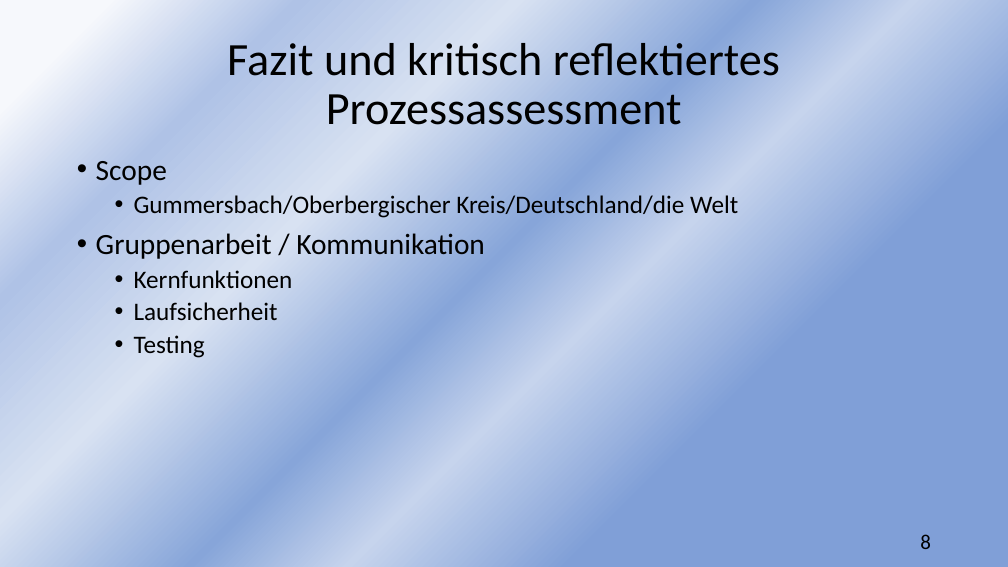
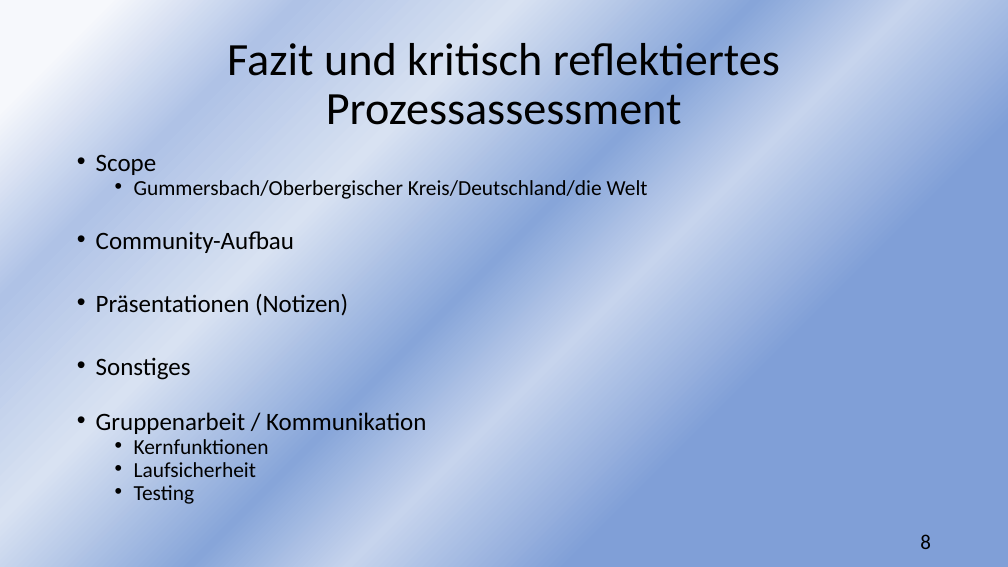
Before and after one commit to sebastiankoch10/EPWS2223HausenKochZimmer, a slide deck: slide 8 of Audits/EPWS2223HausenKochZimmer Audit 4.pptx. Drawn at 1008x567 pixels with LibreOffice and Linux fonts; fonts in the diff are those of the drawing. Boxes give left, top, right and bottom in pixels: in the first picture for what was removed or moved away, otherwise in the second. Text is boxed around its words. In the diff, an @@ line names an element or a change of style, - is before the commit and + after.

```diff
--- a/Audits/EPWS2223HausenKochZimmer Audit 4.pptx
+++ b/Audits/EPWS2223HausenKochZimmer Audit 4.pptx
@@ text at bbox=[96, 154, 648, 504]: size 28 to 23.8 pt in "Scope", "Gruppenarbeit / Kommunikation"; size 24 to 20.4 pt in "Gummersbach/Oberbergischer Kreis/Deutschland/die Welt", "Kernfunktionen", "Laufsicherheit", "Testing"; line spacing 0.9 to 0.7 @@
@@ text at bbox=[96, 231, 348, 380]: paragraphs added @@
+• Community-Aufbau
+• Präsentationen (Notizen)
+• Sonstiges
```
Also in this commit, not shown: 3 other slides changed.
